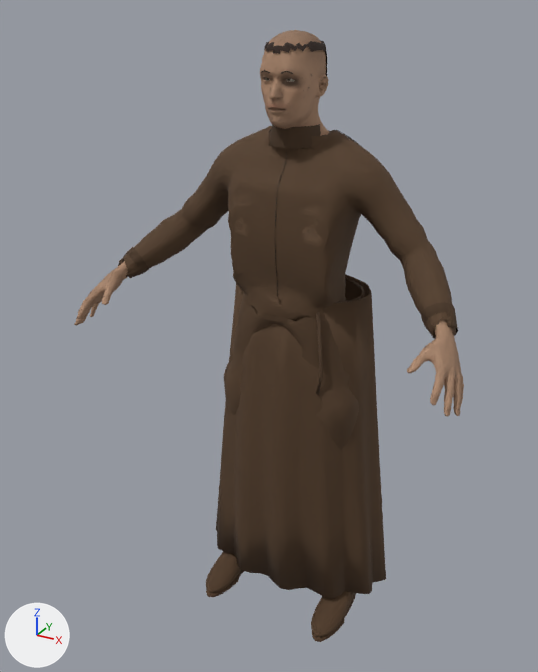
The glTF model web/public/models/characters/friar-lod0.glb as it was, and as the next commit left it.
Rendered twice from a 50 mm lens placed at (0.911, -1.846, 1.808), pointed at (-0.054, -0.091, 0.931). Arrows for +X, +Y and +Z are at lower left; the lights stay in place. The picture after the commit comes second. Vertices at exactly the same position are counted once.

The first picture shows 'Human_footwear_LOD0', 'Human_legwear_LOD0', 'Human_outfit_LOD0', 'Human_skin_LOD0'.
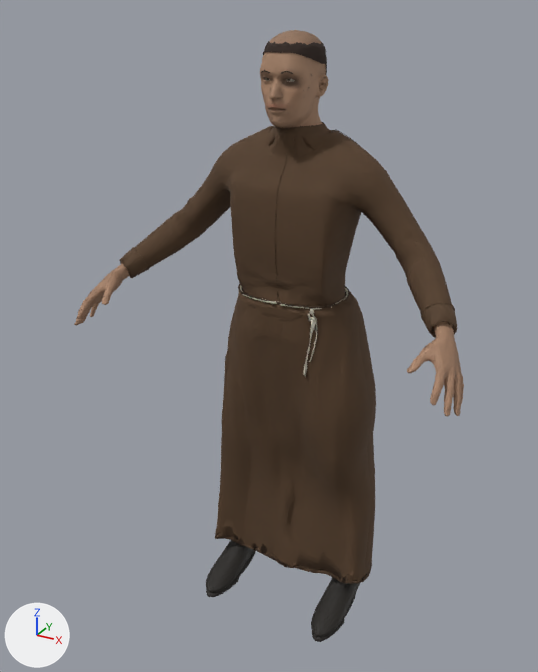
The newer file adds a shape key; the second version is drawn at full value of the shape key 'cloth_supine' of 'Human_outfit_LOD0', and the change is written as the vertex moves it makes.

Edits to the bpy script that builds the scene:
```text
Change img_apparel_color:
    img_apparel_color: load_image('Apparel_Color', 'textures/ede54015ca90cc29311f.png', 128, 128, 'sRGB') -> load_image('Apparel_Color', 'textures/fb3f00c43eb49cc39916.png', 512, 512, 'sRGB')
Change img_apparel_metalrough:
    img_apparel_metalrough: load_image('Apparel_MetalRough', 'textures/55e296edc51c20d99a47.png', 128, 128, 'Non-Color') -> load_image('Apparel_MetalRough', 'textures/d918a2eeedcae78e1a40.png', 512, 512, 'Non-Color')
Change img_apparel_normal:
    img_apparel_normal: load_image('Apparel_Normal', 'textures/01f30a1649e149138639.png', 128, 128, 'Non-Color') -> load_image('Apparel_Normal', 'textures/b2d5c336cebe03dd3486.png', 512, 512, 'Non-Color')
Change img_skin_detail_neutral:
    img_skin_detail_neutral: load_image('skin-detail-neutral', 'textures/2e15a426be9ee20c39a7.png', 1024, 1024, 'sRGB') -> load_image('skin-detail-neutral', 'textures/8fbdf67dd0f7b843cf01.png', 1024, 1024, 'sRGB')
Change mat_skin:
    where n0 = _N.new('ShaderNodeBsdfPrincipled'); n0.name = 'Principled BSDF'
    n0.inputs[2].default_value: 0.78 -> 0.72  # 'Roughness'
    where n6 = _N.new('ShaderNodeNormalMap'); n6.name = 'Normal Map'
    n6.inputs[0].default_value: 0.38 -> 0.32  # 'Strength'
Change me_fitted_boot_l:
    where me_fitted_boot_l.from_pydata(...)  # 1051 vertices, 1853 faces; spans x -0.244..0.245, y -0.245..0.068, z 0.007..0.487
    me_fitted_boot_l part 1: texture (UV) coordinates of 1853 of 1853 faces, centred in x -0.244..0.244, y -0.245..0.067, z 0.011..0.485, changed; they spanned u 0.52..0.73, v 0.02..0.23 and now span u 0.76..0.98, v 0.01..0.24
Change me_tailored_breeches:
    remove me_tailored_breeches.from_pydata(...)  # 973 vertices, 1839 faces; spans x -0.227..0.227, y -0.158..0.114, z 0.444..1.048
    add me_tailored_breeches.from_pydata(...)  # 975 vertices, 1840 faces; spans x -0.221..0.221, y -0.154..0.11, z 0.444..1.043
    me_tailored_breeches part 2: 972 vertices removed from x -0.227..0.227, y -0.158..0.114, z 0.444..1.048; 974 vertices added at x -0.221..0.221, y -0.154..0.11, z 0.444..1.043
Change me_tailored_coat:
    remove me_tailored_coat.from_pydata(...)  # 4085 vertices, 7680 faces; spans x -0.514..0.514, y -0.216..0.209, z 0.09..1.533
    add me_tailored_coat.from_pydata(...)  # 9418 vertices, 18593 faces; spans x -0.511..0.511, y -0.221..0.119, z 0.108..1.533
    me_tailored_coat part 3: the loose piece of 675 vertices spanning x -0.318..0.318, y -0.185..0.209, z 0.09..1.07 is rebuilt with 3156 vertices and now spans x -0.28..0.281, y -0.167..0.119, z 0.108..1.073
    me_tailored_coat part 4: the loose piece of 103 vertices spanning x -0.189..0.188, y -0.133..0.157, z 1.055..1.065 is rebuilt with 129 vertices and now spans x -0.162..0.162, y -0.162..0.084, z 1.06..1.071
    me_tailored_coat part 5: a new loose piece of 379 vertices spanning x -0.163..0.163, y -0.161..0.084, z 1.066..1.073, in mat_apparel_atlas
    me_tailored_coat part 6: a new loose piece of 371 vertices spanning x -0.511..-0.42, y -0.22..-0.128, z 1.068..1.159, in mat_apparel_atlas
    me_tailored_coat part 7: a new loose piece of 245 vertices spanning x 0.456..0.507, y -0.221..-0.173, z 1.073..1.131, in mat_apparel_atlas
    me_tailored_coat part 8: a new loose piece of 101 vertices spanning x 0.09..0.121, y -0.16..-0.133, z 0.852..1.052, in mat_apparel_atlas
    me_tailored_coat part 9: a new loose piece of 100 vertices spanning x 0.1..0.123, y -0.152..-0.129, z 0.91..1.051, in mat_apparel_atlas
    me_tailored_coat part 10: 30 vertices moved within x -0.42..0.479, y -0.18..0.096, z 1.02..1.508; 2977 vertices removed from x -0.514..0.514, y -0.216..0.157, z 0.809..1.533; 3312 vertices added at x -0.509..0.511, y -0.22..0.097, z 0.999..1.533
    other edits to the shape of me_tailored_coat do not show in these pictures
Change me_exposed_human_skin:
    remove me_exposed_human_skin.from_pydata(...)  # 7588 vertices, 14903 faces; spans x -0.572..0.572, y -0.38..0.048, z 0.95..1.759
    add me_exposed_human_skin.from_pydata(...)  # 7985 vertices, 15515 faces; spans x -0.572..0.572, y -0.38..0.046, z 0.95..1.759
    me_exposed_human_skin part 11: the loose piece of 129 vertices spanning x -0.076..0.076, y -0.153..0.048, z 1.64..1.751 is rebuilt with 246 vertices and now spans x -0.075..0.075, y -0.151..0.046, z 1.638..1.749
    other edits to the shape of me_exposed_human_skin do not show in these pictures
```

Where the change shows, as pixel boxes (x1, y1, x2, y2) in the pictures (538 x 672 px; the box of a moved part takes in the faces that stretch with it):
'Human_outfit_LOD0', reshaped
    before: (118, 124, 458, 598)
    after: (120, 122, 457, 584)
'Human_skin_LOD0', surface changed, reshaped
    both: (74, 30, 464, 416)
'Human_legwear_LOD0', reshaped (mostly hidden afterwards)
    before: (224, 299, 359, 450)
    after: (227, 312, 297, 416)
'Human_footwear_LOD0', surface changed
    both: (206, 551, 356, 642)
part 1 of me_fitted_boot_l, surface changed
    before: (206, 551, 356, 642)
    after: (206, 540, 360, 642)
part 3 of me_tailored_coat, rebuilt (7% shorter)
    before: (216, 274, 386, 598)
    after: (215, 284, 376, 584)
part 4 of me_tailored_coat, rebuilt
    before: (338, 278, 365, 303)
    after: (240, 285, 348, 310)
part 5 of me_tailored_coat, added
    after: (238, 284, 350, 308)
part 6 of me_tailored_coat, added (brown)
    after: (121, 248, 148, 278)
part 7 of me_tailored_coat, added
    after: (430, 320, 455, 336)
part 8 of me_tailored_coat, added
    after: (303, 313, 317, 377)
part 9 of me_tailored_coat, added
    after: (309, 314, 317, 362)
part 10 of me_tailored_coat, moved or reshaped
    before: (118, 124, 458, 395)
    after: (132, 122, 457, 338)
part 11 of me_exposed_human_skin, rebuilt
    before: (264, 40, 327, 76)
    after: (263, 41, 327, 75)
